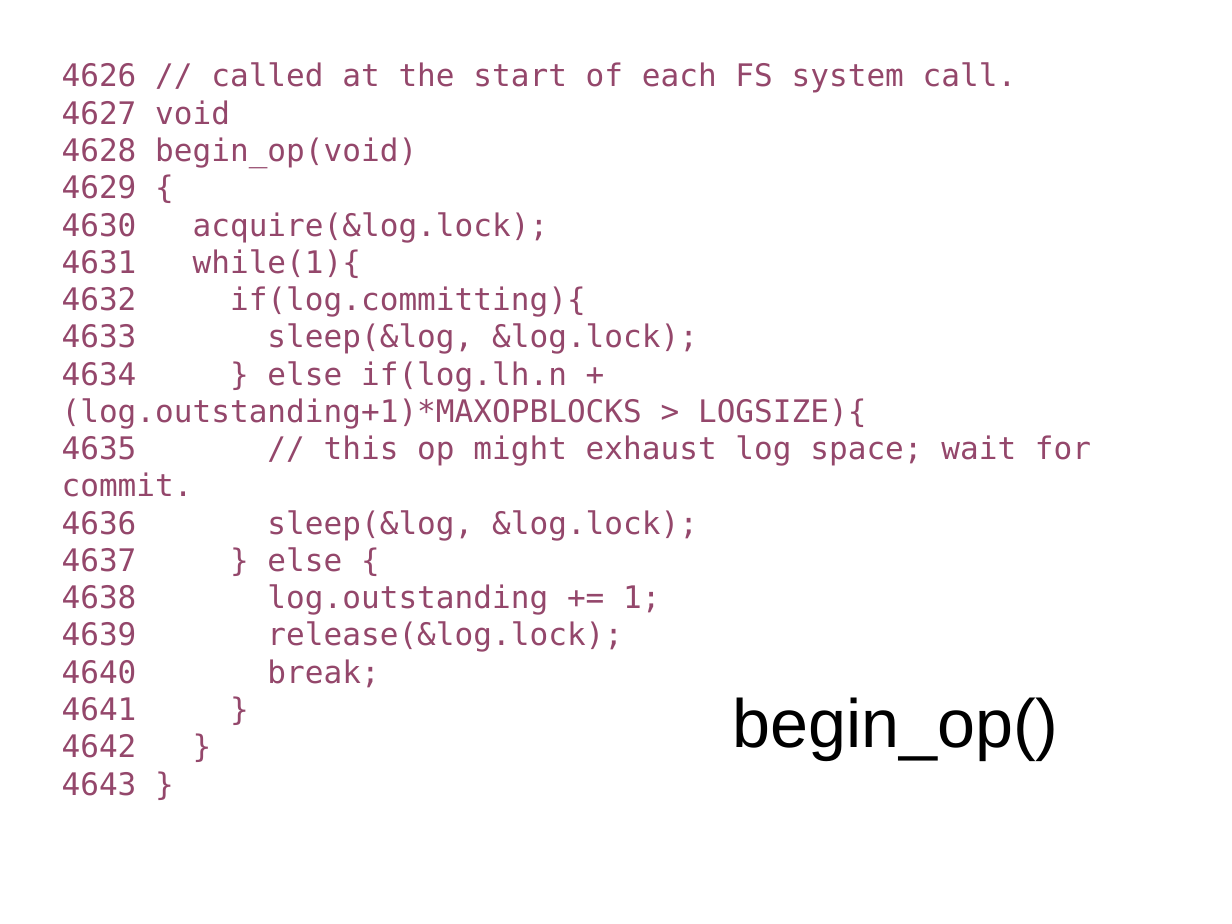
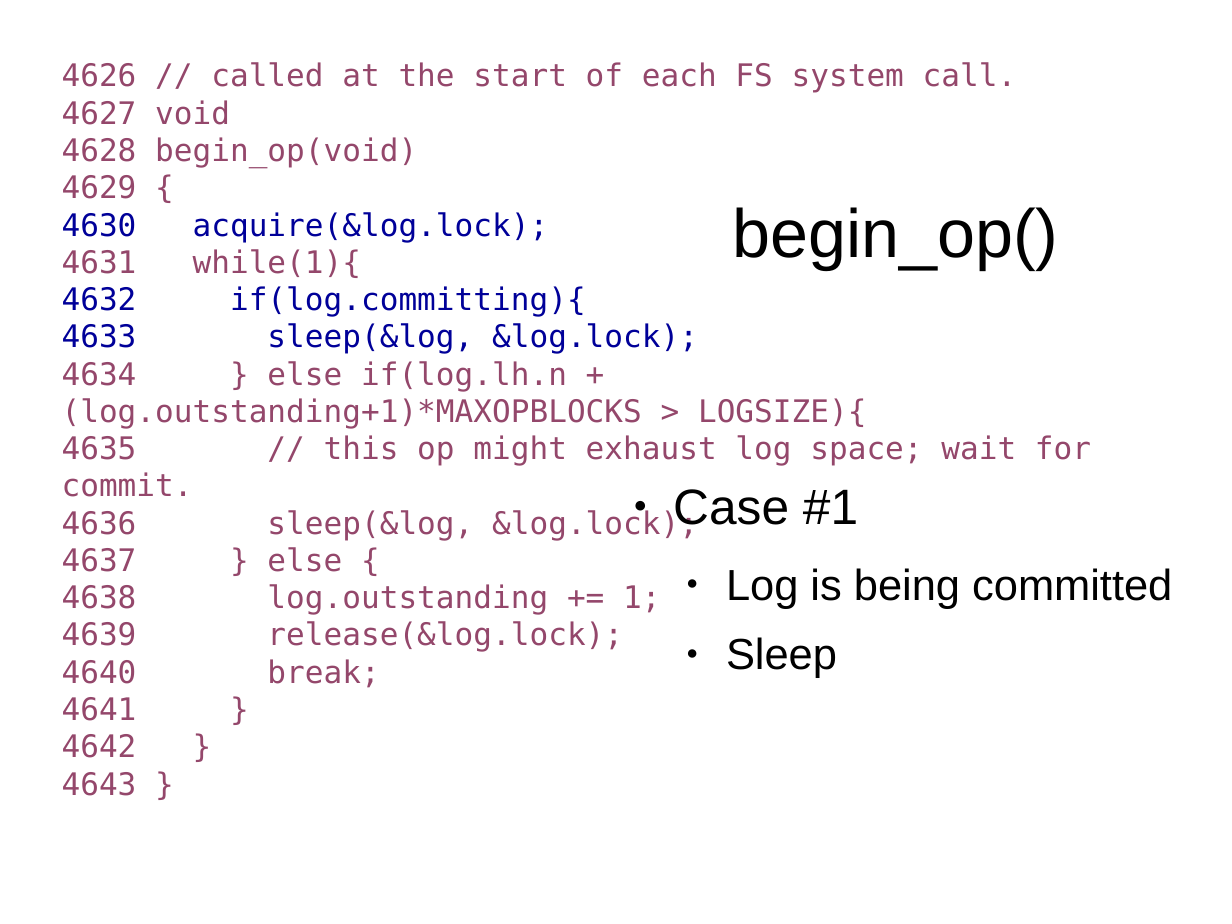
Before and after one commit to antonburtsev/cs5460, a slide deck: slide 40 of lectures/lecture16-file-system/lecture16-file-system.odp (slide 39 before the commit). Drawn at 1232x924 pixels with LibreOffice and Linux fonts; fonts in the diff are those of the drawing. Boxes give left, top, right and bottom in pixels: in the first picture for what was removed or moved away, otherwise in the second. Text is boxed around its words. In the diff, an @@ line names an element or a change of style, - is before the commit and + after.

```diff
--- a/lectures/lecture16-file-system/lecture16-file-system.odp
+++ b/lectures/lecture16-file-system/lecture16-file-system.odp
@@ title "begin_op()": place and size @@
-title "begin_op()" at <box>732,697,1058,759</box>
+title "begin_op()" at <box>732,207,1058,270</box>
@@ text at <box>62,212,698,354</box>: text colour #94476B to #000099 in "4630 acquire(&log.lock);", "4632 if(log.committing){", "4633 sleep(&log, &log.lock);" @@
@@ text added at <box>673,489,1172,678</box>, 28 pt, text #000000 @@
+● Case #1
+  ● Log is being committed
+  ● Sleep
```
Also in this commit, not shown: 7 other slides changed, 34 slides added, 2 other files.
